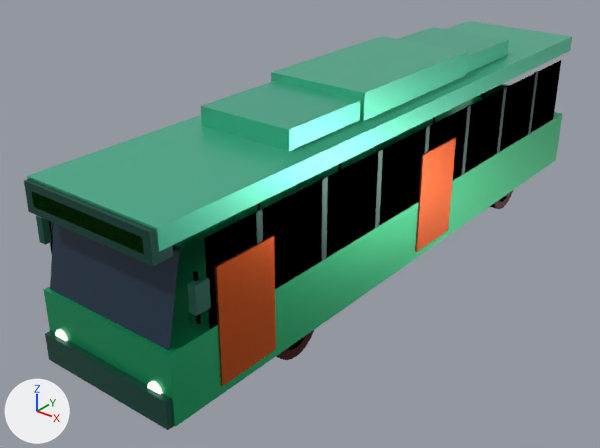
Before and after pictures for a commit that changed the glTF model assets/vehicles/cityline_transit_bus_lod0.glb.
Rendered twice from a 50 mm camera at (7.72, -11.46, 7.22) aimed at (-0.56, -1.1, 0.79). Every picture has the same lights, and +X, +Y and +Z are marked at lower left. The older version comes first. Vertices at exactly the same position are counted once.

In view in the first picture: 'Chassis', 'Door_Center', 'Door_Front', 'Glass' and 4 more.
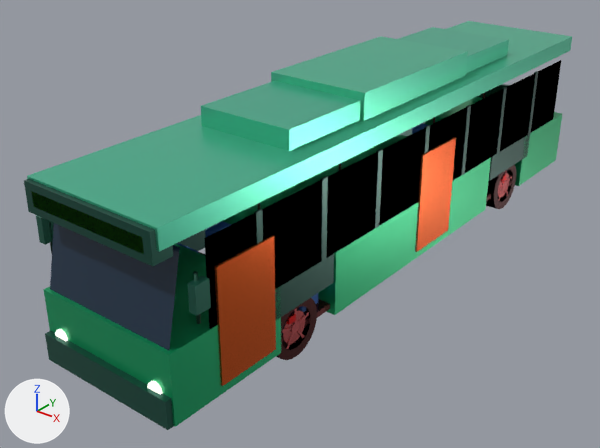
Patch to the scene script:
```diff
--- a/assets/vehicles/cityline_transit_bus_lod0.glb.py
+++ b/assets/vehicles/cityline_transit_bus_lod0.glb.py
@@ me_chassis @@
 # used by ob_chassis; location = (0.0, 0.0, 0.0)
-me_chassis.from_pydata(...)  # 232 vertices, 354 faces; spans x -1.53..1.53, y -6.0..5.92, z 0.3..3.54
+me_chassis.from_pydata(...)  # 280 vertices, 426 faces; spans x -1.53..1.53, y -6.0..5.92, z 0.3..3.54
+# me_chassis part 1: a new loose piece, a box spanning x -1.25..1.25, y -2.5..2.5, z 0.3..1.4, in mat_chassis_mat
+# me_chassis part 2: a new loose piece, a box spanning x -1.25..-1.09, y -4.25..-2.55, z 0.9..1.4, in mat_chassis_mat
+# me_chassis part 3: a new loose piece, a box spanning x -1.25..-1.09, y 2.55..4.25, z 0.9..1.4, in mat_chassis_mat
+# me_chassis part 4: a new loose piece, a box spanning x 1.09..1.25, y -4.25..-2.55, z 0.9..1.4, in mat_chassis_mat
+# me_chassis part 5: a new loose piece, a box spanning x 1.09..1.25, y 2.55..4.25, z 0.9..1.4, in mat_chassis_mat
+# me_chassis part 6: 4 vertices added at x -1.25..1.25, y 4.0, z 0.3..1.4
+# other edits to the shape of me_chassis do not show in these pictures
 me_chassis.materials.append(mat_chassis_mat)
```

Where the change shows, as pixel boxes [x1, y1, x2, y2] in the pictures (600 x 448 px):
part 1 of me_chassis, added (green): after [221, 135, 491, 315]
part 2 of me_chassis, added: after [176, 222, 220, 251]
part 3 of me_chassis, added (mostly hidden): after [399, 122, 425, 137]
part 4 of me_chassis, added (green): after [275, 254, 334, 319]
part 5 of me_chassis, added (green): after [489, 135, 530, 181]
part 6 of me_chassis, added (green): after [425, 97, 562, 186]
'Wheel_FR', unchanged, uncovered by the edit: before [276, 330, 314, 360]; after [276, 298, 317, 360]
